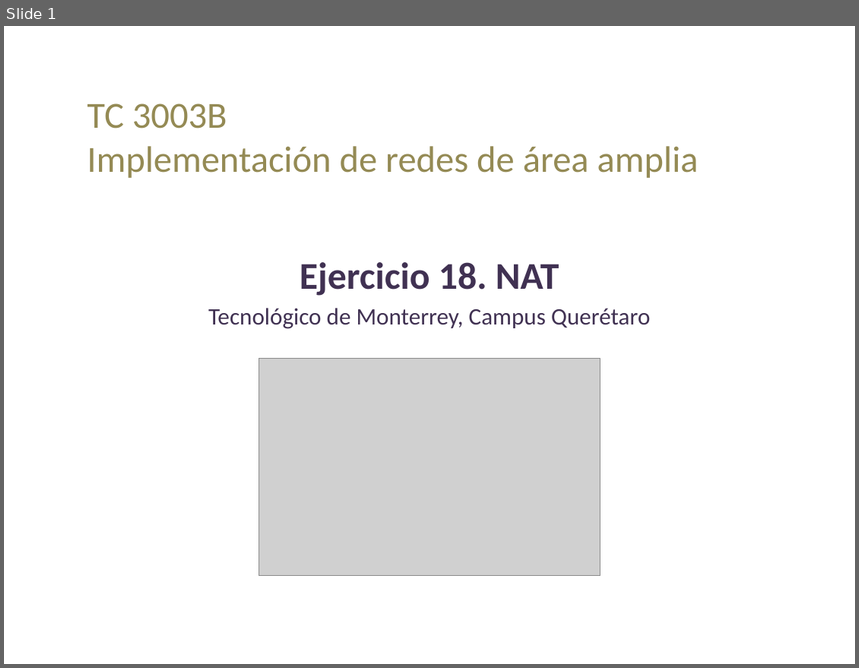
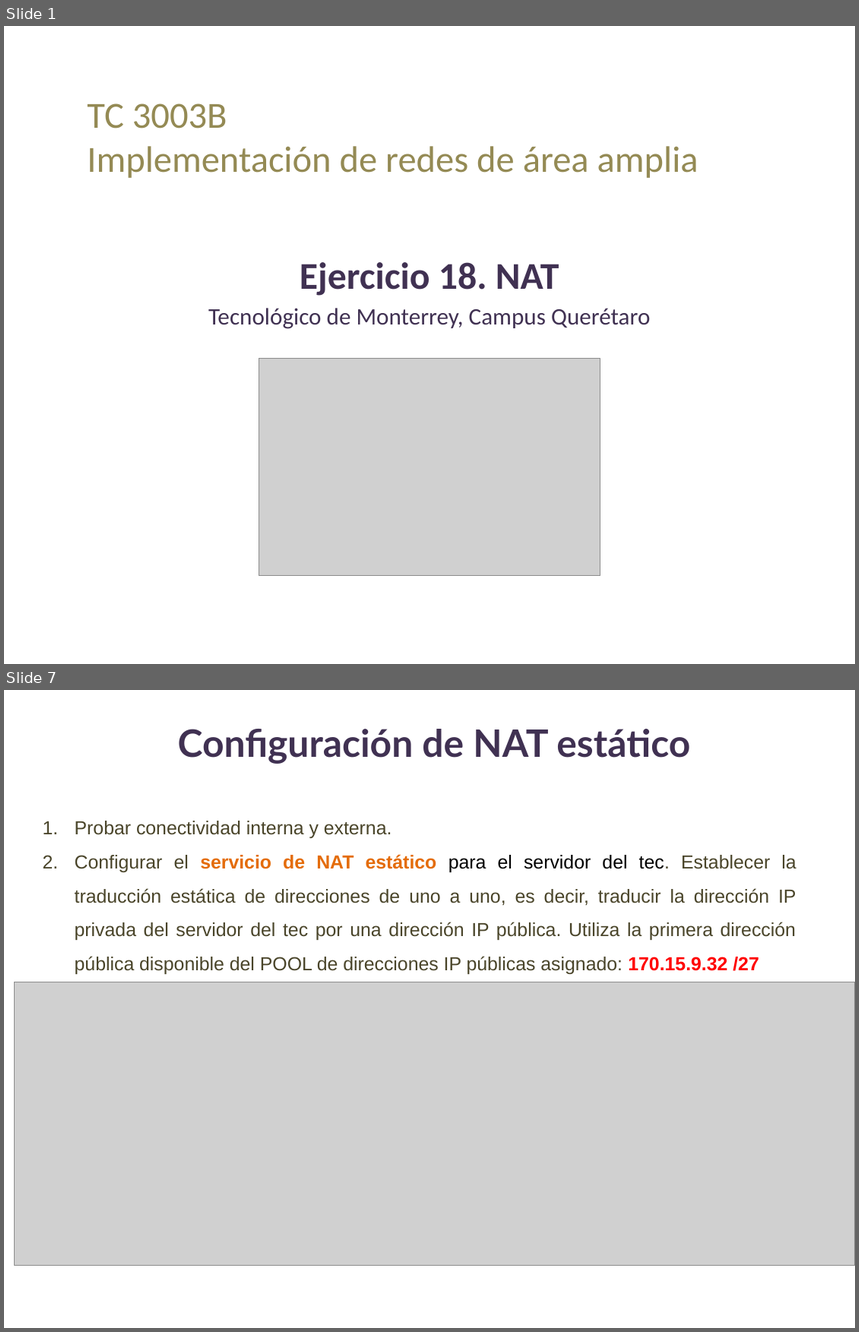
Before and after one commit to lizetheP/WAN, a slide deck: Calendario2024/Ejercicios/E18_NAT/Ejercicio18.pptx. Shown one above the other, each under a label of ours: slide 1 before the commit, slides 1 and 7 after it; the slides between them are not shown. The pictures are 859x668 and 859x1332 pixels, drawn with LibreOffice and Linux fonts; fonts in the diff are those of the drawing; grey boxes stand for pictures. Boxes give left, top, right and bottom in pixels: in the first picture for what was removed or moved away, otherwise in the second. Text is boxed around its words. In the diff, an @@ line names an element or a change of style, - is before the commit and + after.

```diff
--- a/Calendario2024/Ejercicios/E18_NAT/Ejercicio18.pptx
+++ b/Calendario2024/Ejercicios/E18_NAT/Ejercicio18.pptx
@@ slide 7 added at (4,690,855,1328), background #FFFFFF @@
@@ text added at (178,729,690,764), 32 pt, text #403152, bold @@
+Configuración de NAT estático
@@ text added at (75,821,796,974), 16 pt, text #4A452A @@
+1. Probar conectividad interna y externa.
+2. Configurar el servicio de NAT estático para el servidor del tec. Establecer la traducción estática de direcciones de uno a uno, es decir, traducir la dirección IP privada del servidor del tec por una dirección IP pública. Utiliza la primera dirección pública disponible del POOL de direcciones IP públicas asignado: 170.15.9.32 /27
@@ picture added at (14,983,855,1266) @@
```
Also in this commit, not shown: 5 slides changed, 3 other slides added, 2 slides removed, 51 other files.
